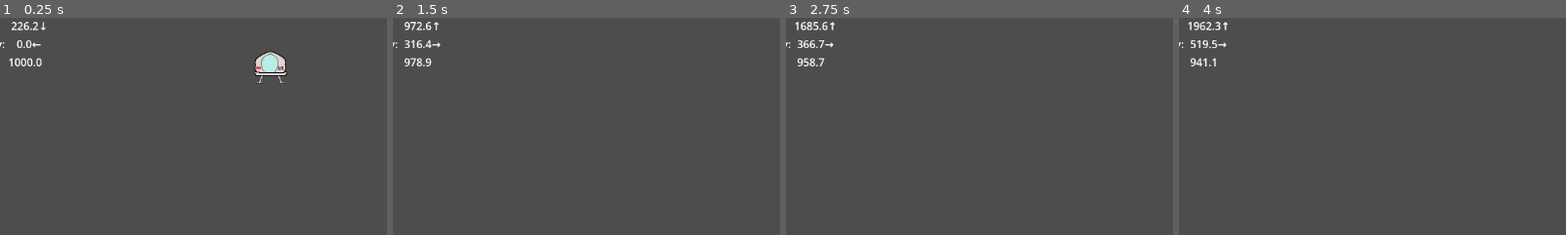
Above: before the commit, frames 1-4 (left to right).
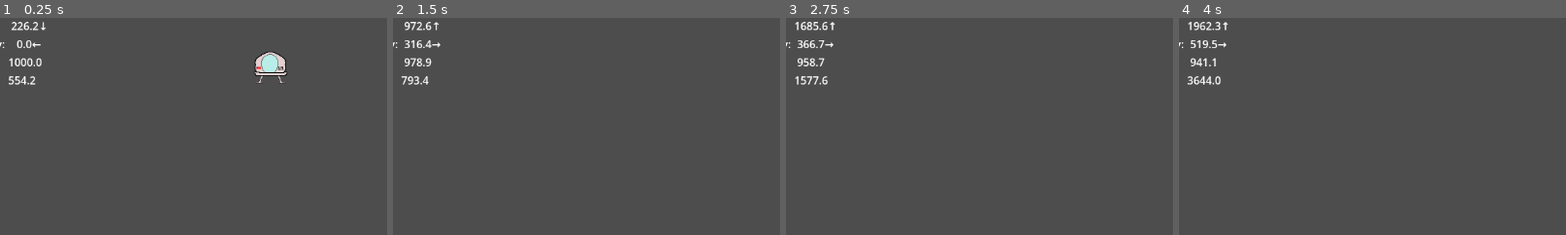
Above: after the commit, the same moments.

Repository: BriarSMC/LunarLander
Game: Godot game, scene res://scenes/start_level.tscn
Two runs of this game, one before a commit and one after it. Both use one fixed random seed, a clock stepped at 60 frames per second and the inputs below.
Inputs:
- Up to frame 1 (0.25 s): no input
- Up to frame 2 (1.5 s): hold Right (go_right) 0.53-1.28 s; hold Space (engine_control) 0.53-1.28 s; hold Left (go_left) from 1.28 s (still down); tap Space (engine_control) at 1.35 s
- Up to frame 3 (2.75 s): release Left (go_left) at 2.03 s; hold Right (go_right) from 2.03 s (still down); hold Space (engine_control) from 2.03 s (still down)
- Up to frame 4 (4 s): release Space (engine_control) at 2.78 s; tap Space (engine_control) at 2.85 s; release Right (go_right) at 3.53 s; hold Left (go_left) from 3.53 s (still down); hold Space (engine_control) from 3.53 s (still down)
The pictures show only the part of the screen within x 12-62%, y 0-50%; the shares and areas given below are measured in that part.

The runs differ from the first frame. In frame 1, 0.2% of the frame differs, in the area x 2-10%, y 26-31%; in frame 2, 0.2%; in frame 3, 0.2%; in frame 4, 0.2%, in the area x 2-11%, y 26-31%.

Commit message:
display altitude in HUD

Diff:
--- a/scripts/Altimeter.gd
+++ b/scripts/Altimeter.gd
@@ -3,12 +3,12 @@
 
 signal stopAltimeter
 
-#var HUD: Control
+var HUD: Control
 var active := true
 
 # Called when the node enters the scene tree for the first time.
 func _ready():
-	#HUD = get_parent().HUD
+	HUD = get_parent().HUD
 	stopAltimeter.connect(makeInactive)
 
 
@@ -20,9 +20,9 @@
 	var collision_point = get_collision_point()
 	var distance = origin.distance_to(collision_point)
 
-	#HUD.hudAltitude.emit(float(distance))
+	HUD.hudAltitude.emit(float(distance))
 
 
 func makeInactive() -> void:
-	#HUD.hudAltitude.emit(0.0)
+	HUD.hudAltitude.emit(0.0)
 	active = false
Not shown: 2 places in scenes/lander.tscn that only renumber resources
